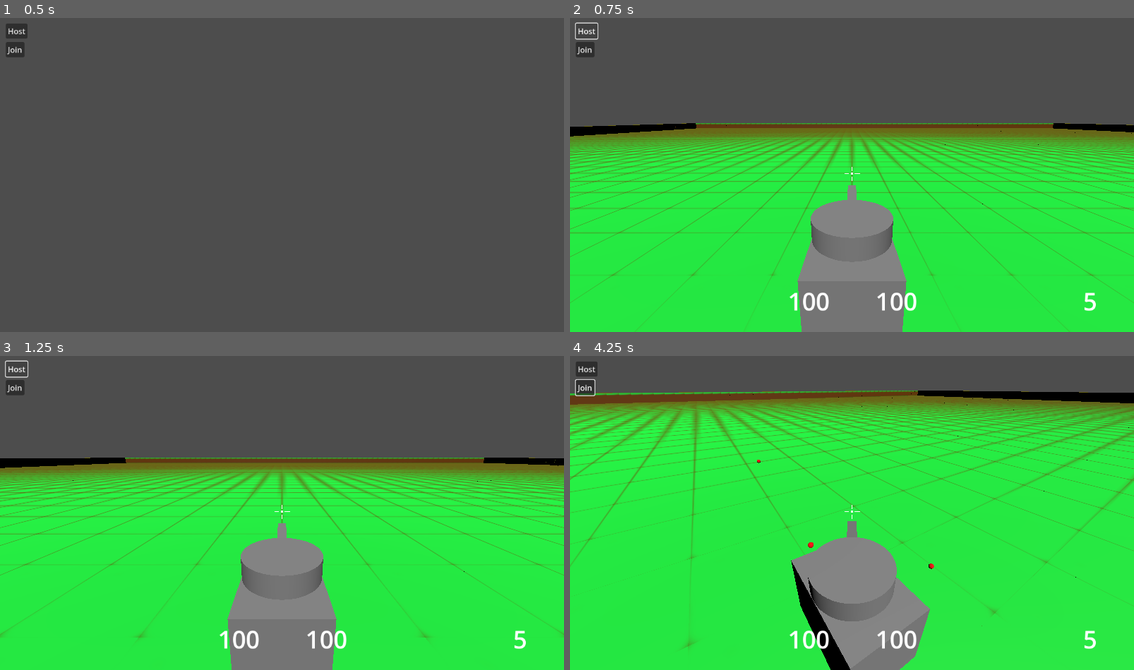
Above: before the commit, frames 1-4 (two rows, left to right).
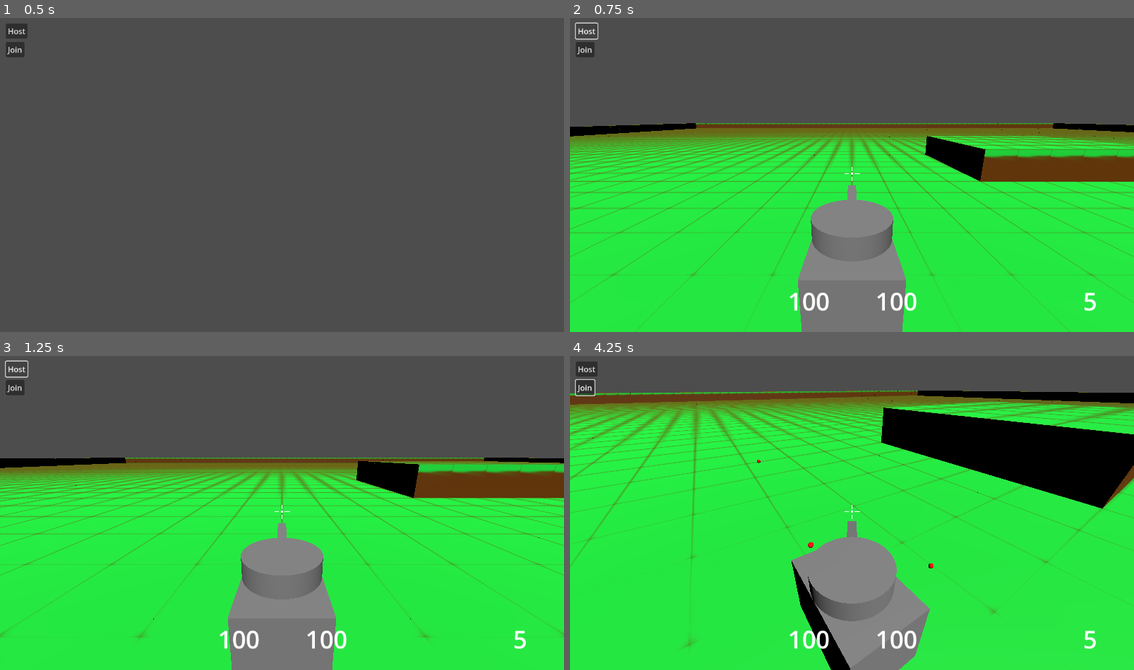
Above: after the commit, the same moments.

Repository: Coolfool3080/QuickTank
Game: Godot game, scene res://levels/multiplayer_test_map.tscn
The game is run twice, just before and just after one commit, with the same random seed, the same clock (stepped at 60 frames per second) and the same inputs. This scene is started directly instead of the project's main scene.
Inputs (mouse positions are in pixels of both pictures, inside the frame that each line leads up to):
- Up to frame 1 (0.5 s): no input
- Up to frame 2 (0.75 s): click "Host" at 0.5 s
- Up to frame 3 (1.25 s): no input
- Up to frame 4 (4.25 s): click "Join" at 1.25 s; move the mouse to (880, 509) at 2.02 s; press the mouse at (880, 509) at 2.03 s; hold W (tank_forward) from 2.03 s (still down); move the mouse to (823, 513) at 2.77 s; release the mouse at (823, 513) at 2.78 s; click (823, 513) at 2.85 s; move the mouse to (863, 506) at 3.52 s; press the mouse at (863, 506) at 3.53 s

Frame 1 is identical in both runs. In frame 2, 4.3% of the frame differs, in the area x 6-100%, y 33-98%; in frame 3, 4.0%; in frame 4, 9.9%, in the area x 3-100%, y 11-100%.

Commit message:
added camera springarm
- added springarm
- fixed host and join buttons not showing on startup

Diff:
--- a/assets/player_camera.tscn
+++ b/assets/player_camera.tscn
@@ -9,5 +9,9 @@
 
 [node name="camera_pitch" type="Node3D" parent="camera_yaw"]
 
-[node name="Camera3D" type="Camera3D" parent="camera_yaw/camera_pitch"]
-transform = Transform3D(1, 0, 0, 0, 0.9662503, 0.25760508, 0, -0.25760508, 0.9662503, 0, 1.94165, 2.32838)
+[node name="spring" type="SpringArm3D" parent="camera_yaw/camera_pitch"]
+transform = Transform3D(1, 0, 0, 0, 1, 0, 0, 0, 1, 0, 1.942, 0)
+spring_length = 2.334
+
+[node name="Camera3D" type="Camera3D" parent="camera_yaw/camera_pitch/spring"]
+transform = Transform3D(1, 0, 0, 0, 0.9662503, 0.25760508, 0, -0.25760508, 0.9662503, 0, -0.00034999847, 2.32838)
--- a/levels/multiplayer_test_map.tscn
+++ b/levels/multiplayer_test_map.tscn
@@ -6,14 +6,16 @@
 [node name="multiplayer_test_map" type="Node3D"]
 script = ExtResource("1_vk1xx")
 
-[node name="Host" type="Button" parent="."]
+[node name="CanvasLayer" type="CanvasLayer" parent="."]
+
+[node name="Host" type="Button" parent="CanvasLayer"]
 offset_left = 12.0
 offset_top = 17.0
 offset_right = 56.0
 offset_bottom = 48.0
 text = "Host"
 
-[node name="Join" type="Button" parent="."]
+[node name="Join" type="Button" parent="CanvasLayer"]
 offset_left = 12.0
 offset_top = 55.0
 offset_right = 50.0
@@ -29,12 +31,12 @@
 collision_layer = 3
 collision_mask = 3
 data = {
-"cells": PackedInt32Array(-65568, 65494, 1441792, -65568, 65 …(154852 unchanged characters)… , -65496, 45, 655360, -65496, 46, 655360)
+"cells": PackedInt32Array(-65568, 65494, 1441792, -65568, 65 …(154852 unchanged characters)… , -65496, 45, 655360, -65496, 46, 655360, -65532, 65526, 0, -65532, 65527, 0, -65532, 65528, 0, -65532, 65529, 0, -65532, 65530, 0, -65531, 65526, 0, -65531, 65527, 0, -65531, 65528, 0, -65531, 65529, 0, -65531, 65530, 0, -65530, 65526, 0, -65530, 65527, 0, -65530, 65528, 0, -65530, 65529, 0, -65530, 65530, 0, -65529, 65526, 0, -65529, 65527, 0, -65529, 65528, 0, -65529, 65529, 0, -65529, 65530, 0, -65528, 65526, 0, -65528, 65527, 0, -65528, 65528, 0, -65528, 65529, 0, -65528, 65530, 0, -65527, 65526, 0, -65527, 65527, 0, -65527, 65528, 0, -65527, 65529, 0, -65527, 65530, 0)
 }
 metadata/_editor_floor_ = Vector3(0, -1, 0)
 
 [node name="DirectionalLight3D" type="DirectionalLight3D" parent="."]
 transform = Transform3D(1, 0, 0, 0, 0.608789, 0.793332, 0, -0.793332, 0.608789, 0, 0, 0)
 
-[connection signal="pressed" from="Host" to="." method="_on_host_pressed"]
-[connection signal="pressed" from="Join" to="." method="_on_join_pressed"]
+[connection signal="pressed" from="CanvasLayer/Host" to="." method="_on_host_pressed"]
+[connection signal="pressed" from="CanvasLayer/Join" to="." method="_on_join_pressed"]
--- a/scripts/tank_movement_controller.gd
+++ b/scripts/tank_movement_controller.gd
@@ -25,13 +25,13 @@
 
 func _ready():
 	if is_multiplayer_authority():
-		Input.set_mouse_mode(Input.MOUSE_MODE_CAPTURED)
+		Input.mouse_mode = Input.MOUSE_MODE_CAPTURED
 
 		camera = player_camera_scene.instantiate()
 		get_tree().get_root().add_child(camera)
 
 		camera.target = self
-		camera.get_node("camera_yaw/camera_pitch/Camera3D").current = true
+		camera.get_node("camera_yaw/camera_pitch/spring/Camera3D").current = true
 
 		hud = preload("res://assets/tank_hud.tscn").instantiate()
 		get_tree().get_root().add_child(hud)
